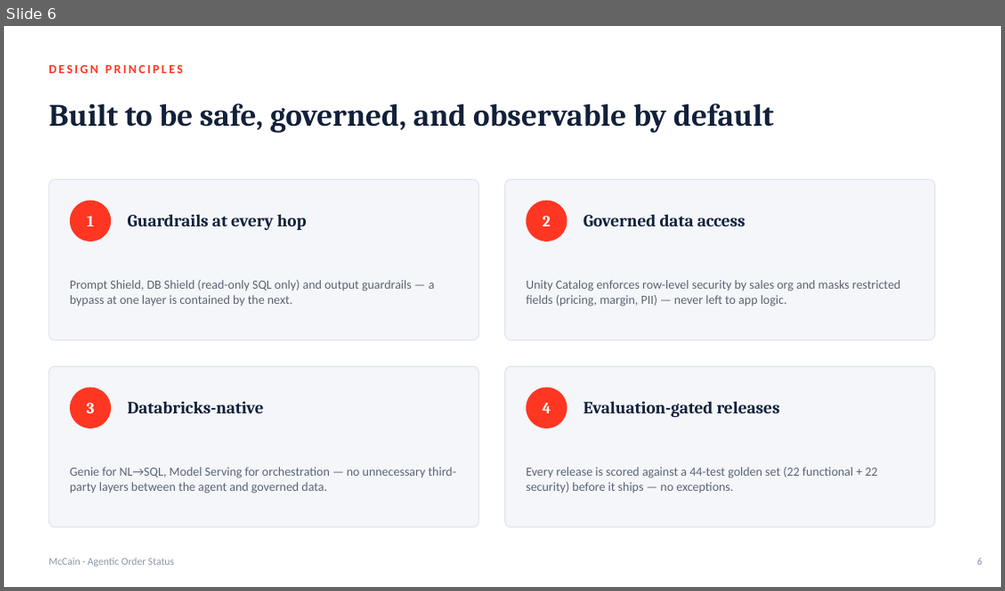
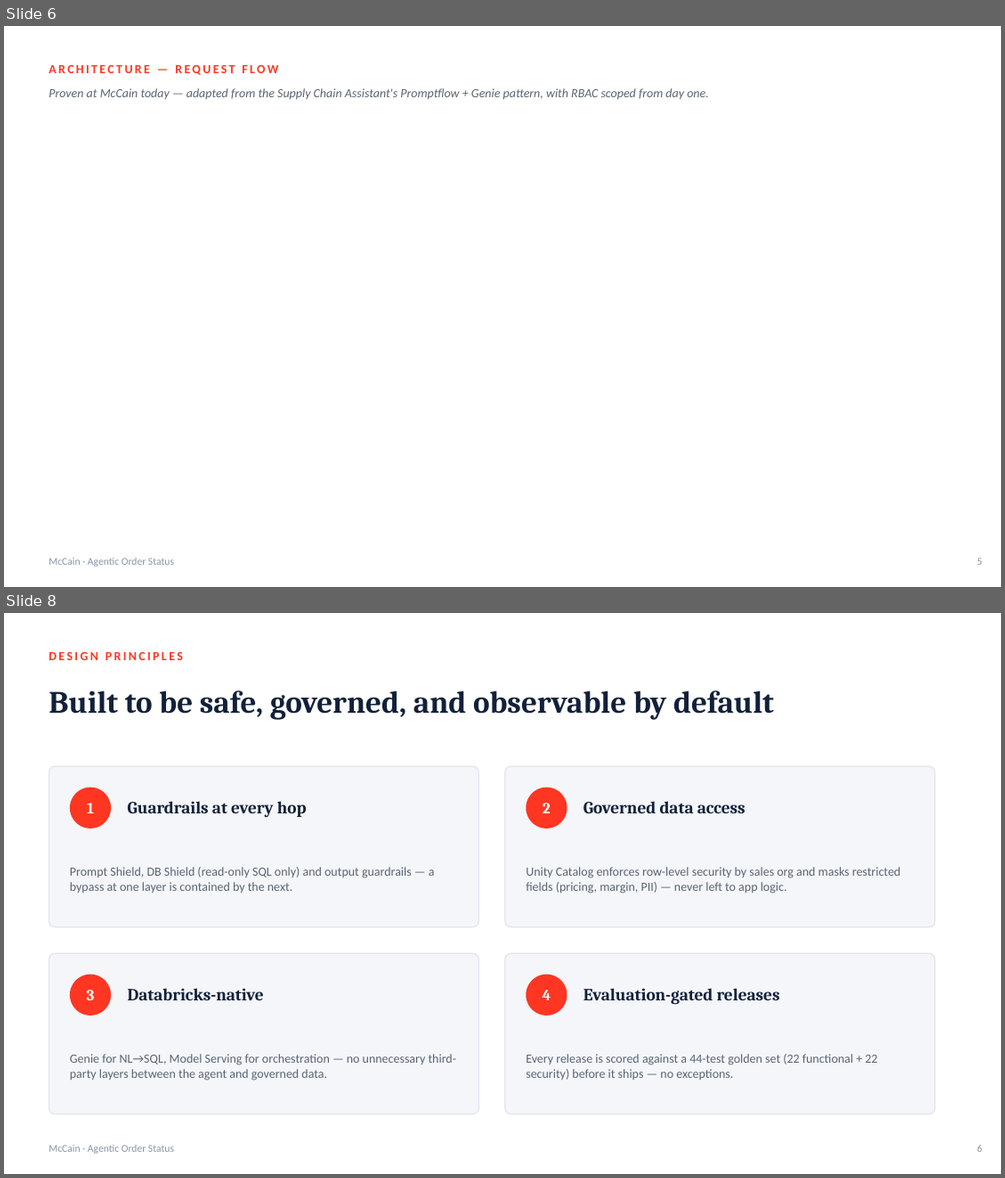
Before and after one commit to alokranjan04/statusneo, a slide deck: McCain_OrderStatus_CTO_Deck_1.pptx. Shown one above the other, each under a label of ours: slide 6 before the commit, slides 6 and 8 after it; the slides between them are not shown. The pictures are 1005x591 and 1005x1178 pixels, drawn with LibreOffice and Linux fonts; fonts in the diff are those of the drawing; background and template pictures are left out. Boxes give left, top, right and bottom in pixels: in the first picture for what was removed or moved away, otherwise in the second. Text is boxed around its words. In the diff, an @@ line names an element or a change of style, - is before the commit and + after.

```diff
--- a/McCain_OrderStatus_CTO_Deck_1.pptx
+++ b/McCain_OrderStatus_CTO_Deck_1.pptx
@@ slide 6 added at <box>4,26,1001,587</box>, background picture (left out) @@
@@ text added at <box>48,65,278,75</box>, 12 pt, text #FF3621, bold @@
+ARCHITECTURE — REQUEST FLOW
@@ text added at <box>48,88,709,100</box>, 12 pt, text #5B6472, italic @@
+Proven at McCain today — adapted from the Supply Chain Assistant's Promptflow + Genie pattern, with RBAC scoped from day one.
@@ text added at <box>48,557,174,566</box>, 10 pt, text #8A94A6 @@
+McCain · Agentic Order Status
@@ text added at <box>977,557,982,564</box>, 10 pt, text #8A94A6 @@
+5
@@ what was slide 6 is now slide 8 @@
```
Also in this commit, not shown: 2 slides changed, 1 other slide added.
